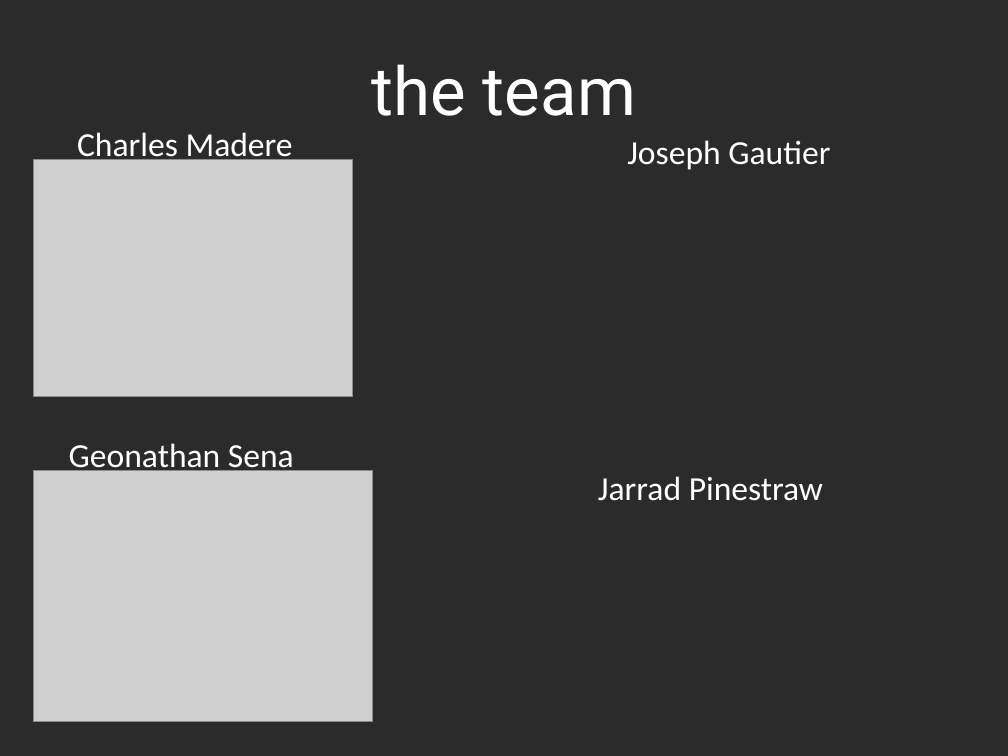
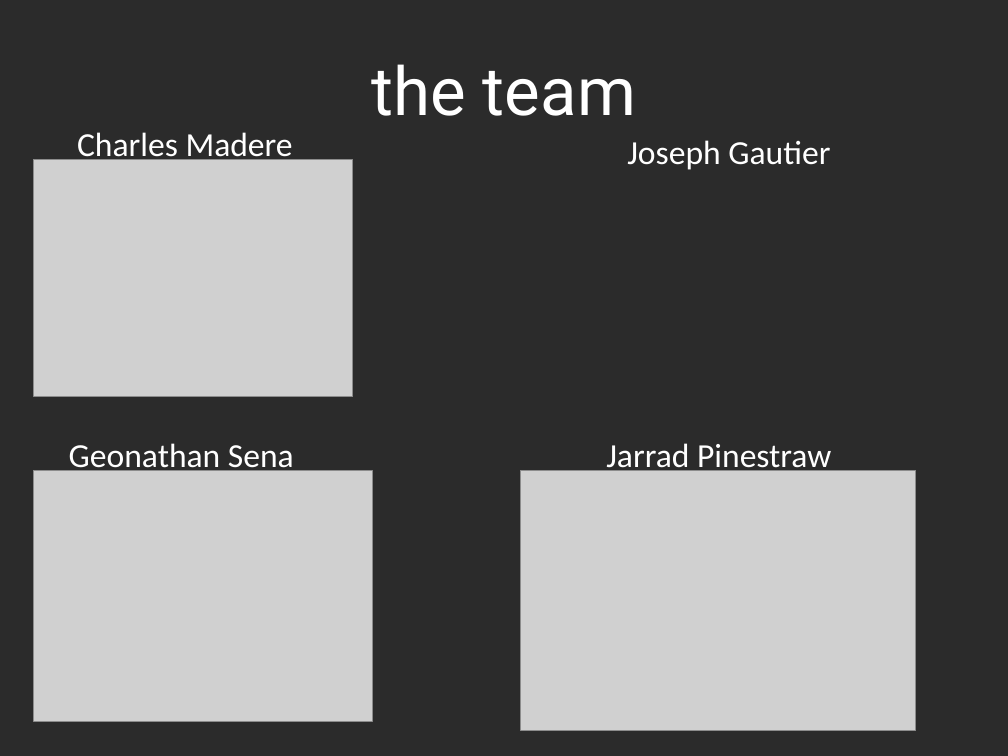
Before and after one commit to charlesmadere/Jiminy-Cricket, a slide deck: slide 2 of documents/Final Presentation.ppt. Drawn at 1008x756 pixels with LibreOffice and Linux fonts; fonts in the diff are those of the drawing; grey boxes stand for pictures; background and template pictures are left out; a plain dark background stands for a picture behind light text. Boxes give left, top, right and bottom in pixels: in the first picture for what was removed or moved away, otherwise in the second. Text is boxed around its words. In the diff, an @@ line names an element or a change of style, - is before the commit and + after.

Commit message:
added my pic to power point

```diff
--- a/documents/Final Presentation.ppt
+++ b/documents/Final Presentation.ppt
@@ text "Jarrad Pinestraw" rewrapped from box(598, 476, 823, 501) to box(606, 443, 831, 475) @@
@@ picture added at box(521, 471, 916, 731) @@
```
